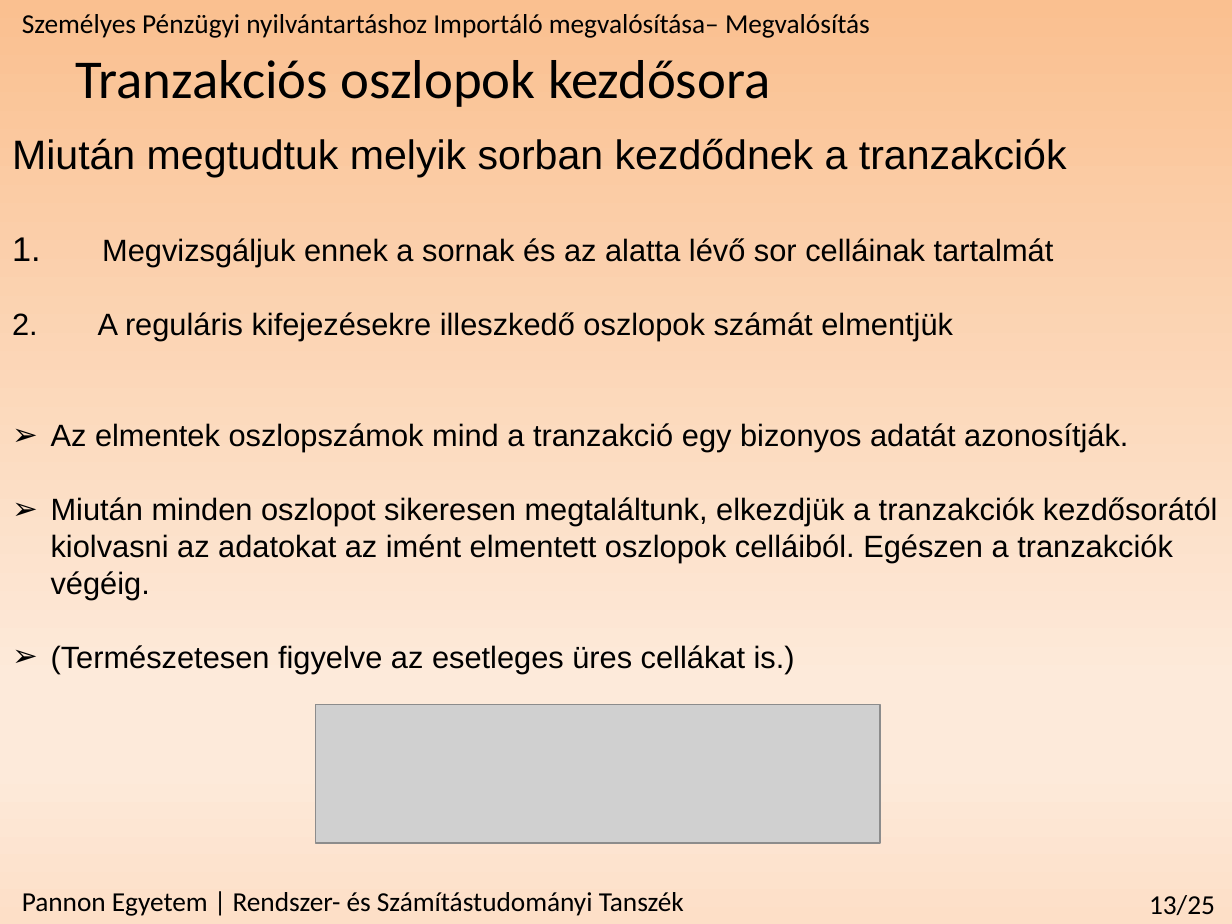
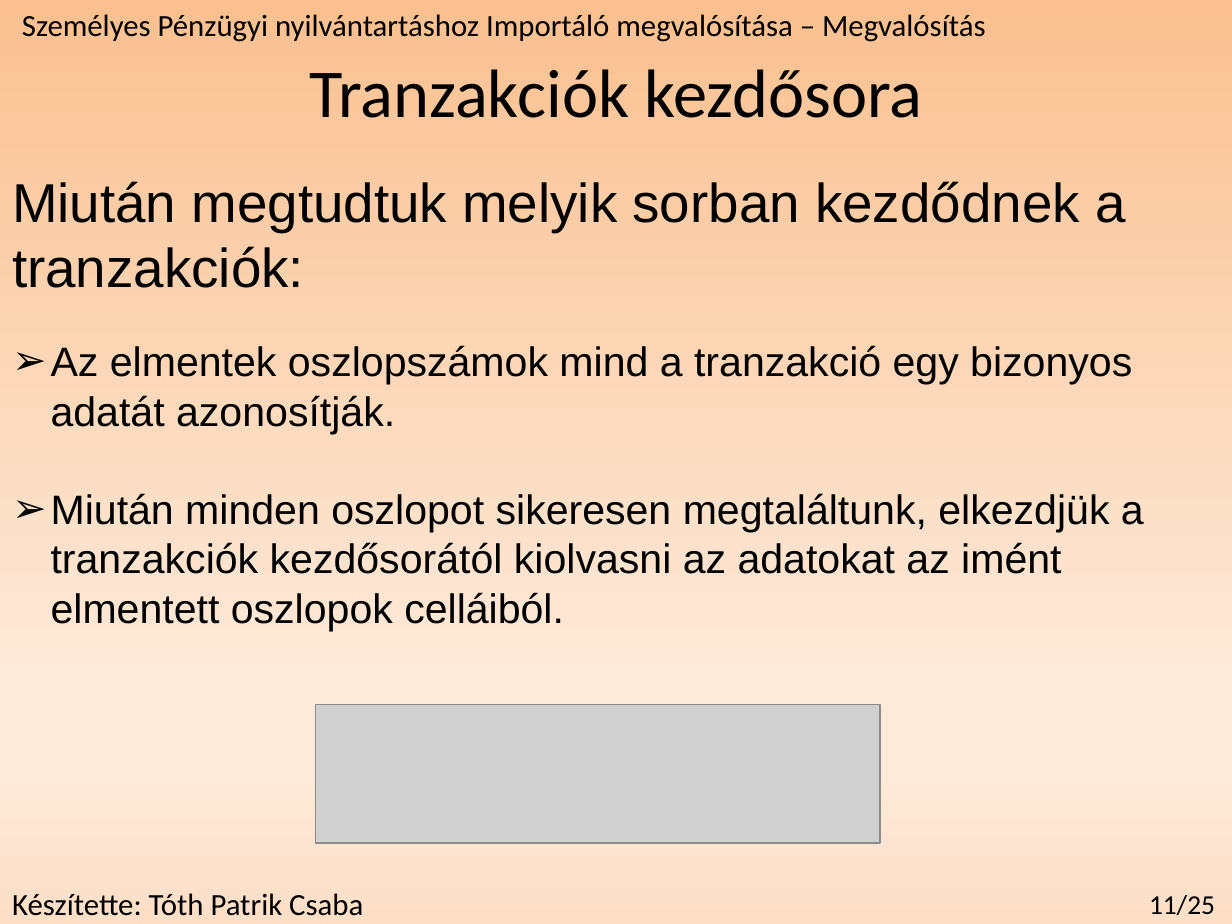
Before and after one commit to redizaar/MoneyManager, a slide deck: slide 11 of féléveselőadás_szakdoga.pptx (slide 13 before the commit). Drawn at 1232x924 pixels with LibreOffice and Linux fonts; fonts in the diff are those of the drawing; grey boxes stand for pictures. Boxes give left, top, right and bottom in pixels: in the first picture for what was removed or moved away, otherwise in the second. Text is boxed around its words. In the diff, an @@ line names an element or a change of style, - is before the commit and + after.

```diff
--- a/féléveselőadás_szakdoga.pptx
+++ b/féléveselőadás_szakdoga.pptx
@@ text at <box>22,14,985,42</box>: text changed; size 16 to 18 pt @@
-Személyes Pénzügyi nyilvántartáshoz Importáló megvalósítása– Megvalósítás
+Személyes Pénzügyi nyilvántartáshoz Importáló megvalósítása – Megvalósítás
@@ text at <box>309,69,923,118</box>: text changed; size 32 to 40 pt @@
-Tranzakciós oszlopok kezdősora
+Tranzakciók kezdősora
@@ text "Miután megtudtuk melyik sorban kezdődnek ...": place and size @@
-text "Miután megtudtuk melyik sorban kezdődnek ..." at <box>12,138,1218,674</box>
+text "Miután megtudtuk melyik sorban kezdődnek ..." at <box>12,181,1144,631</box>
@@ text at <box>12,181,1125,288</box>: text changed; size 18 to 32 pt @@
-Miután megtudtuk melyik sorban kezdődnek a tranzakciók
-1. Megvizsgáljuk ennek a sornak és az alatta lévő sor celláinak tartalmát
-2. A reguláris kifejezésekre illeszkedő oszlopok számát elmentjük
+Miután megtudtuk melyik sorban kezdődnek a tranzakciók:
@@ text at <box>51,345,1132,434</box>: size 18 to 24 pt in "Az elmentek oszlopszámok mind a tranzakció egy ..." @@
@@ text at <box>51,493,1144,631</box>: text changed; size 18 to 24 pt @@
-➢ Miután minden oszlopot sikeresen megtaláltunk, elkezdjük a tranzakciók kezdősorától kiolvasni az adatokat az imént elmentett oszlopok celláiból. Egészen a tranzakciók végéig.
-➢ (Természetesen figyelve az esetleges üres cellákat is.)
+➢ Miután minden oszlopot sikeresen megtaláltunk, elkezdjük a tranzakciók kezdősorától kiolvasni az adatokat az imént elmentett oszlopok celláiból.
@@ text at <box>12,893,363,916</box>: text changed; size 16 to 18 pt @@
-Pannon Egyetem | Rendszer- és Számítástudományi Tanszék
+Készítette: Tóth Patrik Csaba
@@ page number at <box>1149,895,1215,915</box>: text changed @@
-13/25
+11/25
```
Also in this commit, not shown: 13 other slides changed, 1 slide added, 3 slides removed.
